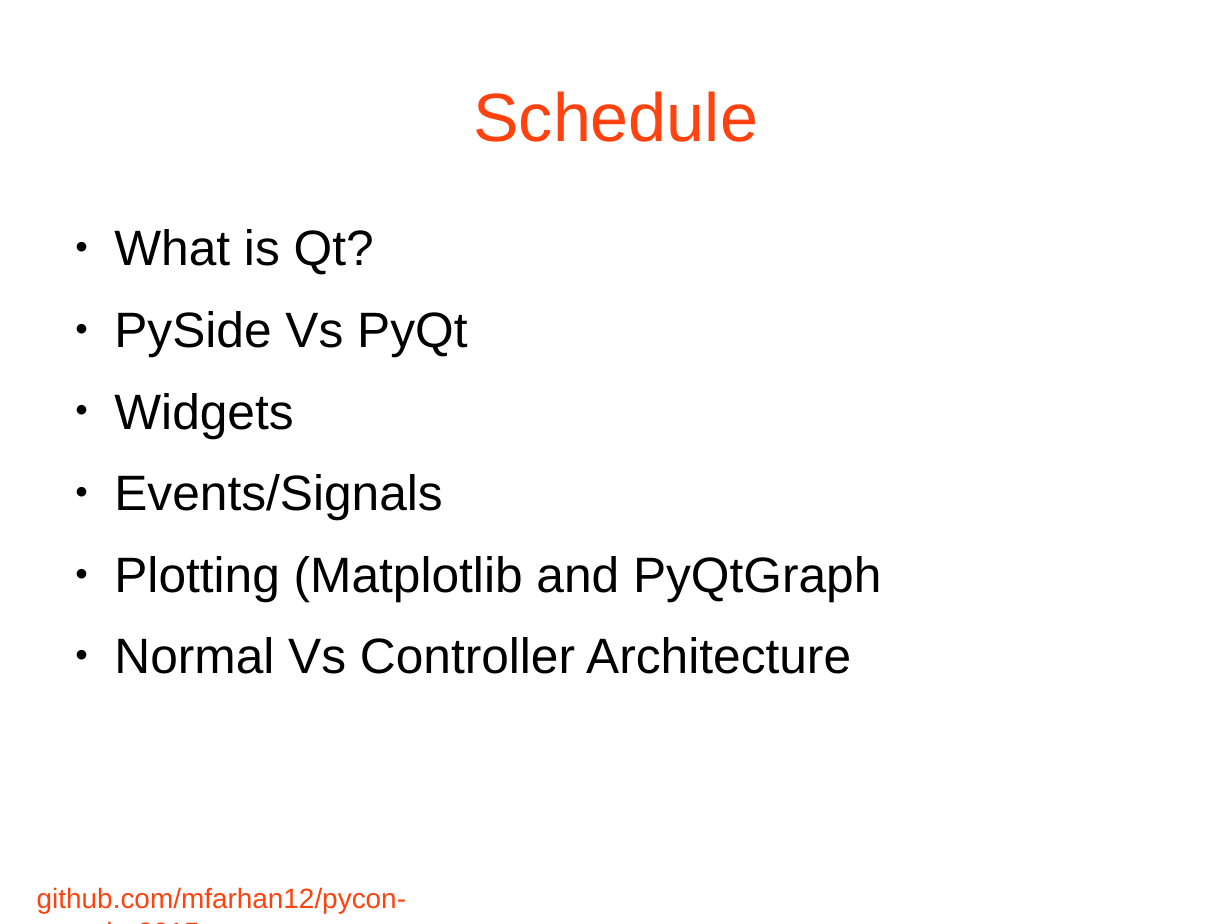
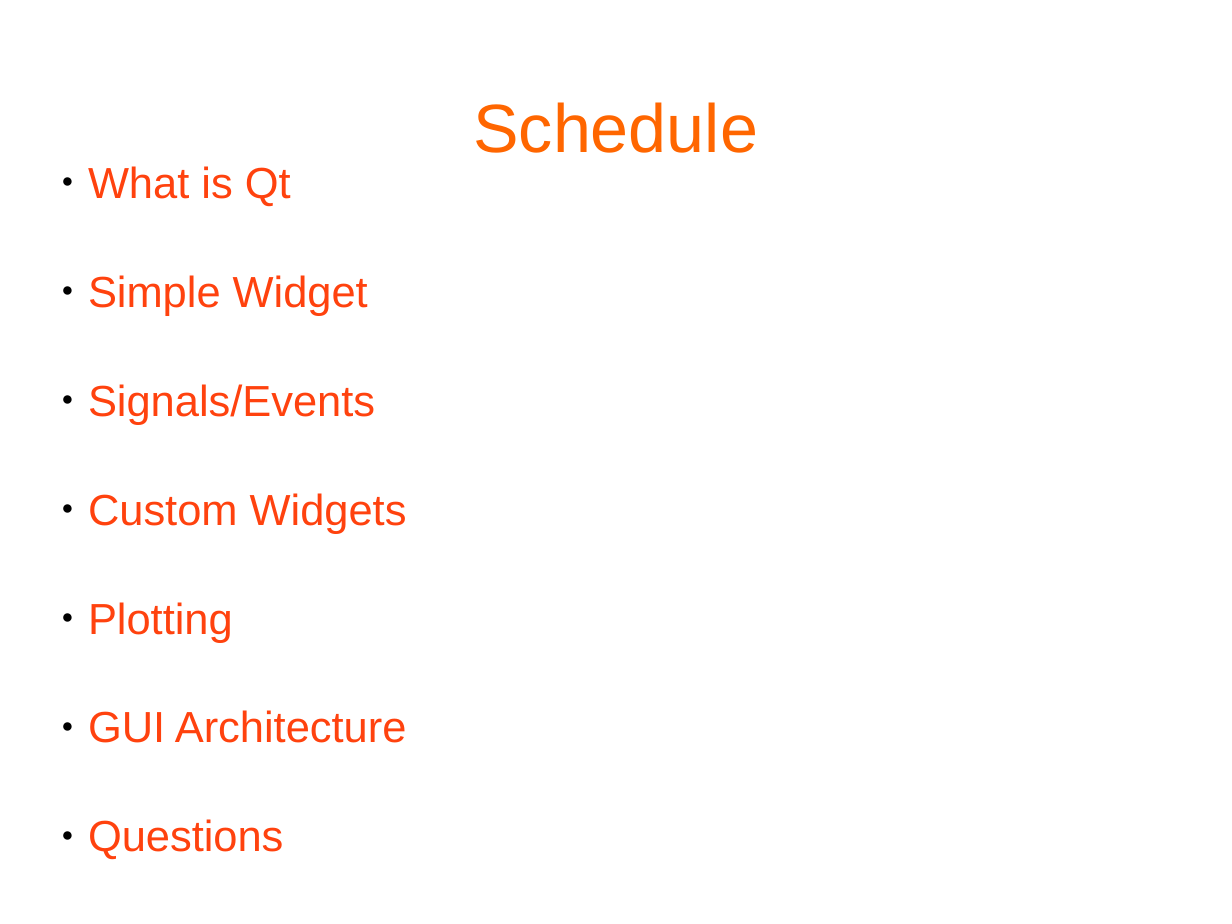
Before and after one commit to mfarhan12/qt-presentation, a slide deck: slide 3 of OPAG QT Presentation.odp. Drawn at 1232x924 pixels with LibreOffice and Linux fonts; fonts in the diff are those of the drawing; background and template pictures are left out. Boxes give left, top, right and bottom in pixels: in the first picture for what was removed or moved away, otherwise in the second. Text is boxed around its words. In the diff, an @@ line names an element or a change of style, - is before the commit and + after.

```diff
--- a/OPAG QT Presentation.odp
+++ b/OPAG QT Presentation.odp
@@ title "Schedule" moved from (x1=473, y1=91, x2=758, y2=142) to (x1=473, y1=102, x2=758, y2=153) @@
@@ title "Schedule" at (x1=473, y1=102, x2=758, y2=153): text colour #FF420E to #FF6600 @@
@@ subtitle added at (x1=88, y1=166, x2=407, y2=860), 28 pt, text #FF420E @@
+● What is Qt
+● Simple Widget
+● Signals/Events
+● Custom Widgets
+● Plotting
+● GUI Architecture
+● Questions
@@ text removed at (x1=114, y1=229, x2=881, y2=674) @@
-● What is Qt?
-● PySide Vs PyQt
-● Widgets
-● Events/Signals
-● Plotting (Matplotlib and PyQtGraph
-● Normal Vs Controller Architecture
@@ text removed at (x1=37, y1=887, x2=406, y2=913) @@
-github.com/mfarhan12/pycon-canada-2015
```
Also in this commit, not shown: 2 other slides changed, 2 slides added.
